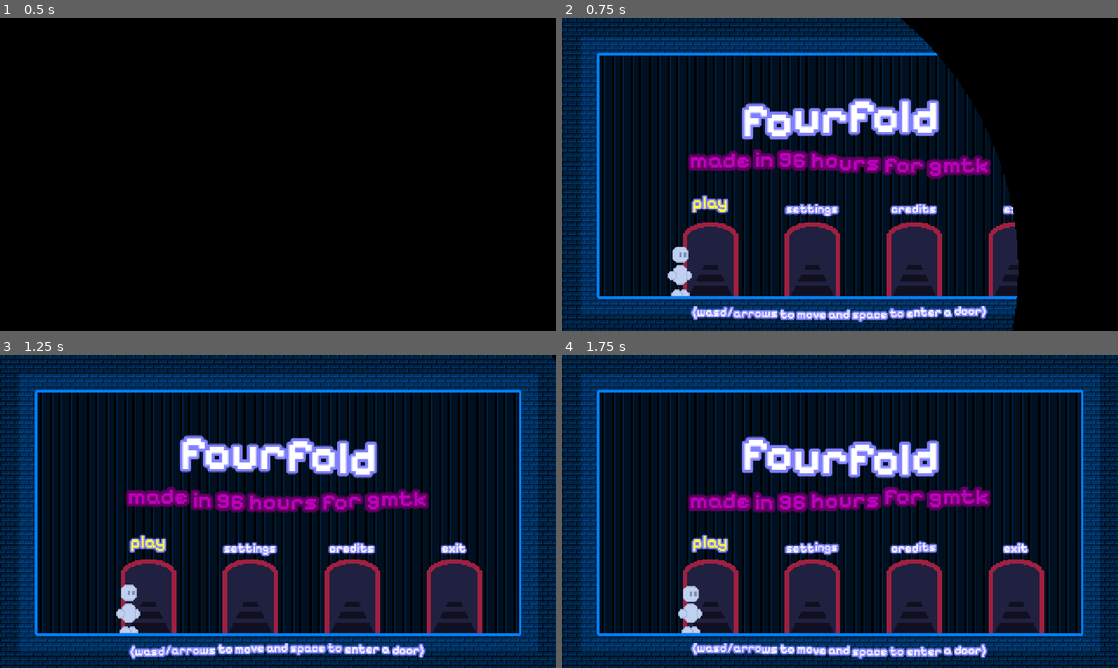
Above: before the commit, frames 1-4 (two rows, left to right).
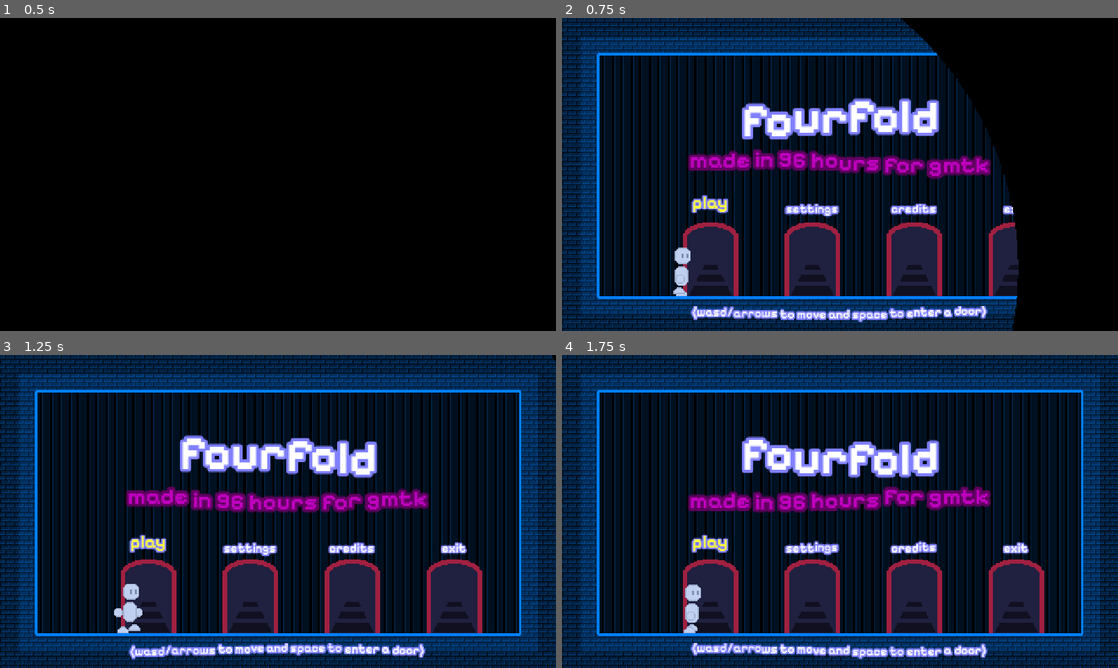
Above: after the commit, the same moments.

Repository: beatrixwashere/fourfold_gmtk2024
Game: Godot game, scene res://scenes/menu.tscn
Two runs of this game, one before a commit and one after it. Both use one fixed random seed, a clock stepped at 60 frames per second and the inputs below.
Inputs:
- Up to frame 1 (0.5 s): no input
- Up to frame 2 (0.75 s): tap Enter at 0.5 s; hold D from 0.53 s (still down); tap Space at 0.6 s
- Up to frame 3 (1.25 s): keep holding D; tap Space at 0.77, 1.07 s
- Up to frame 4 (1.75 s): keep holding D; tap J at 1.35 s; tap Space at 1.52, 1.55 s

Frame 1 is identical in both runs. In frame 2, 0.3% of the frame differs, in the area x 19-24%, y 73-89%; in frame 3, 0.3%, in the area x 20-26%, y 73-89%; in frame 4, 0.2%.

Commit message:
implement upgrades

Diff:
--- a/scripts/game/game_movement.gd
+++ b/scripts/game/game_movement.gd
@@ -3,14 +3,14 @@
 # -----------------------
 extends CharacterBody2D
 # constants
-const MOVE_MAX_SMALL: int = 300
-const MOVE_ACC_SMALL: int = 30
-const MOVE_ACC_AIR_SMALL: int = 20
-const JUMP_INIT_SMALL: int = -400
-const JUMP_GRAV_SMALL: int = 40
-const JUMP_GRAV_LIGHT_SMALL: int = 20
+var MOVE_MAX: int = 300 + sequence.upgrades[0] * 50
+const MOVE_ACC: int = 30
+const MOVE_ACC_AIR: int = 20
+var JUMP_INIT: int = -400 + sequence.upgrades[1] * -50
+const JUMP_GRAV: int = 40
+const JUMP_GRAV_LIGHT: int = 20
 const JUMP_COYOTE: int = 10
-const DASH_POWER: int = 450
+var DASH_POWER: int = 450 + sequence.upgrades[2] * 50
 const DASH_ACC: int = 50
 const DASH_DUR: int = 20
 const DASH_CDN: int = 60
@@ -39,21 +39,32 @@
 			player_jump()
 		player_dash()
 		move_and_slide()
+		# animation
+		if dash_state > 0:
+			$sprite.animation = "dash"
+		elif jump_state > 0:
+			$sprite.animation = "jump"
+		elif (inputs["left"] || inputs["right"]) && is_on_floor():
+			$sprite.animation = "move"
+		else:
+			$sprite.animation = "idle"
 # basic movement
 func player_move() -> void:
 	if inputs["right"] && !inputs["left"]:
-		velocity.x = move_toward(velocity.x, MOVE_MAX_SMALL, MOVE_ACC_SMALL)
+		velocity.x = move_toward(velocity.x, MOVE_MAX, MOVE_ACC)
+		$sprite.flip_h = false
 	elif inputs["left"] && !inputs["right"]:
-		velocity.x = move_toward(velocity.x, -MOVE_MAX_SMALL, MOVE_ACC_SMALL)
+		velocity.x = move_toward(velocity.x, -MOVE_MAX, MOVE_ACC)
+		$sprite.flip_h = true
 	else:
-		velocity.x = move_toward(velocity.x, 0, MOVE_ACC_SMALL)
+		velocity.x = move_toward(velocity.x, 0, MOVE_ACC)
 	#$sfx/walk.volume_db = 0 if (inputs["left"] || inputs["right"]) && is_on_floor() else -60
 # jumping
 func player_jump() -> void:
 	# normal
 	if jump_state == 0:
 		if inputs["jump"]:
-			velocity.y = JUMP_INIT_SMALL
+			velocity.y = JUMP_INIT
 			if dash_state > 0:
 				dash_pwr += 150
 			$sfx/jump.play()
@@ -66,12 +77,12 @@
 		if velocity.y == 0:
 			jump_state = 2
 		elif inputs["jump"]:
-			velocity.y += JUMP_GRAV_LIGHT_SMALL
+			velocity.y += JUMP_GRAV_LIGHT
 		else:
-			velocity.y += JUMP_GRAV_SMALL
+			velocity.y += JUMP_GRAV
 	elif jump_state == 2:
 		if inputs["jump"] && jump_coyote > 0:
-			velocity.y = JUMP_INIT_SMALL
+			velocity.y = JUMP_INIT
 			jump_coyote = 0
 			$sfx/jump.play()
 			jump_state = 1
@@ -82,7 +93,7 @@
 			jump_coyote = 0
 			jump_state = 0
 		else:
-			velocity.y += JUMP_GRAV_SMALL
+			velocity.y += JUMP_GRAV
 # dashing
 func player_dash() -> void:
 	if dash_state == 0:
@@ -105,6 +116,7 @@
 		velocity.x += DASH_ACC * (int(inputs["right"]) - int(inputs["left"]))
 		velocity.y += DASH_ACC * (int(inputs["down"]) - int(inputs["up"]))
 		velocity = velocity.normalized() * dash_pwr
+		$sprite.flip_h = velocity.x < 0
 	if dash_cdn > 0:
 		dash_cdn -= 1
 		$sprite/dash_cdn.value = dash_cdn
--- a/scripts/game/game_sequence.gd
+++ b/scripts/game/game_sequence.gd
@@ -6,30 +6,35 @@
 var leveldiff: String
 var floornum: int = 0
 var roomclears: int = 0
+var upgrades: Array[int] = [0,0,0]
 func new_floor() -> void:
-	if get_tree().current_scene.has_node("timer"):
-		get_tree().current_scene.get_node("timer").queue_free()
-	if floornum == 0: music.play_ingame()
+	music.play_ingame()
 	floornum += 1
 	levelqueue = [0,1,2,3,4]
 	levelqueue.shuffle()
 	leveldiff = "beginner"
 	await transitions.start_transition("newfloor", floornum)
 	var nextlvl: int = levelqueue.pop_back()
+	transitions.get_node("loadfix").visible = true
 	get_tree().change_scene_to_file("res://scenes/rooms/" + leveldiff + "_" + str(nextlvl) + ".tscn")
+	transitions.get_node("loadfix").visible = false
 func next_room() -> void:
-	if get_tree().current_scene.has_node("timer"):
-		get_tree().current_scene.get_node("timer").queue_free()
 	roomclears += 1
 	if levelqueue.size() > 0:
 		await transitions.start_transition("newroom", floornum)
 		var nextlvl: int = levelqueue.pop_back()
+		transitions.get_node("loadfix").visible = true
 		get_tree().change_scene_to_file("res://scenes/rooms/" + leveldiff + "_" + str(nextlvl) + ".tscn")
+		transitions.get_node("loadfix").visible = false
 	else:
 		music.stop_ingame()
 		await transitions.start_transition("newroom", floornum)
+		transitions.get_node("loadfix").visible = true
 		get_tree().change_scene_to_file("res://scenes/rooms/shop.tscn")
+		transitions.get_node("loadfix").visible = false
 func end_game() -> void:
 	music.stop_ingame()
 	await get_tree().create_timer(2.0).timeout
+	transitions.get_node("loadfix").visible = true
 	get_tree().change_scene_to_file("res://scenes/menu.tscn")
+	transitions.get_node("loadfix").visible = false
--- a/scripts/ui/ui_settings.gd
+++ b/scripts/ui/ui_settings.gd
@@ -28,6 +28,7 @@
 		"[wave amp=30.0 freq=3.0 connected=1][center]rooms cleared: " + str(sequence.roomclears) + "[/center][/wave]"
 		sequence.floornum = 0
 		sequence.roomclears = 0
+		sequence.upgrades = [0,0,0]
 # change bus volume from slider and save to file
 func change_bus_volume(value: float, idx: int) -> void:
 	if value > 0: AudioServer.set_bus_volume_db(idx, 6 * log(value / 10.0) / log(2))
